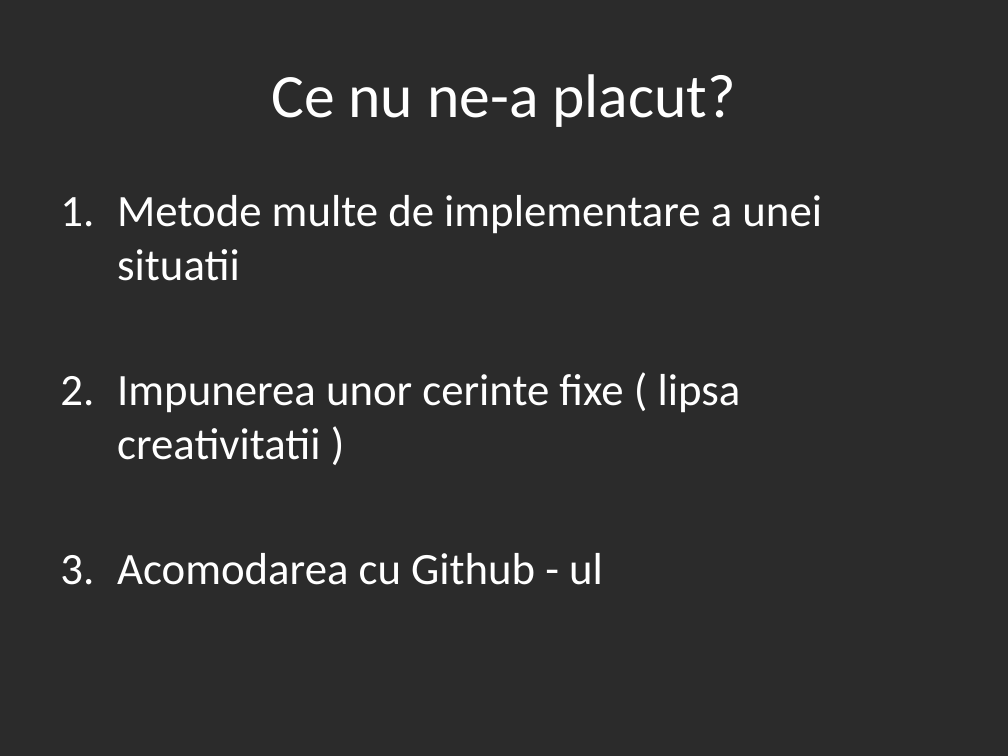
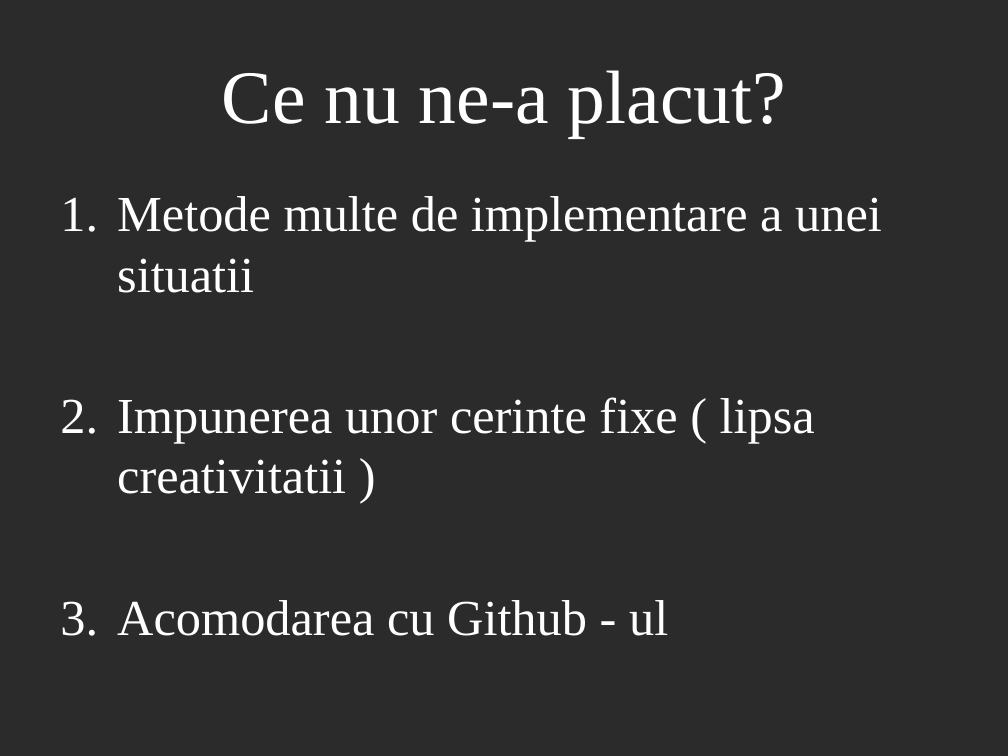
Before and after one commit to ovidiuenache/iss-project, a slide deck: slide 32 of Documentatie/Prezentare.pptx (slide 25 before the commit). Drawn at 1008x756 pixels with LibreOffice and Linux fonts; fonts in the diff are those of the drawing; background and template pictures are left out; a plain dark background stands for a picture behind light text. Boxes give left, top, right and bottom in pixels: in the first picture for what was removed or moved away, otherwise in the second. Text is boxed around its words. In the diff, an @@ line names an element or a change of style, - is before the commit and + after.

```diff
--- a/Documentatie/Prezentare.pptx
+++ b/Documentatie/Prezentare.pptx
@@ title "Ce nu ne-a placut?" at [222, 70, 786, 138]: size 44 to 54 pt, font Calibri to Times New Roman @@
@@ text "Metode multe de implementare a ..." at [117, 196, 882, 636]: size 32 to 36 pt, font Calibri to Times New Roman @@
```
Also in this commit, not shown: 27 other slides changed, 8 slides added, 1 slide removed, 2 other files.
